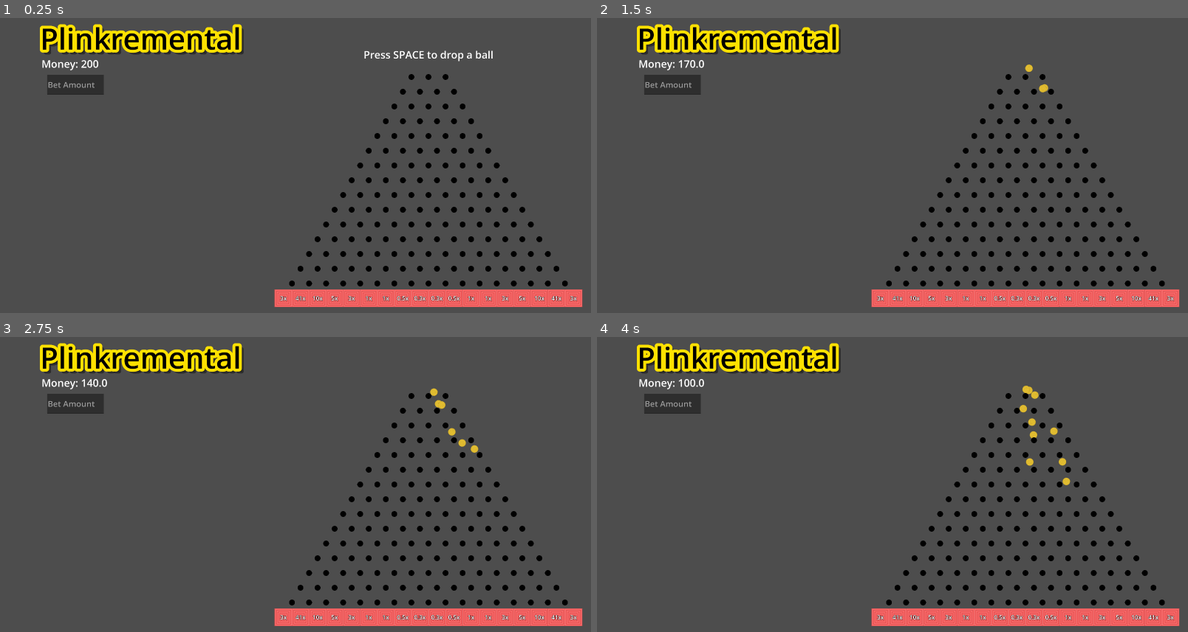
Above: before the commit, frames 1-4 (two rows, left to right).
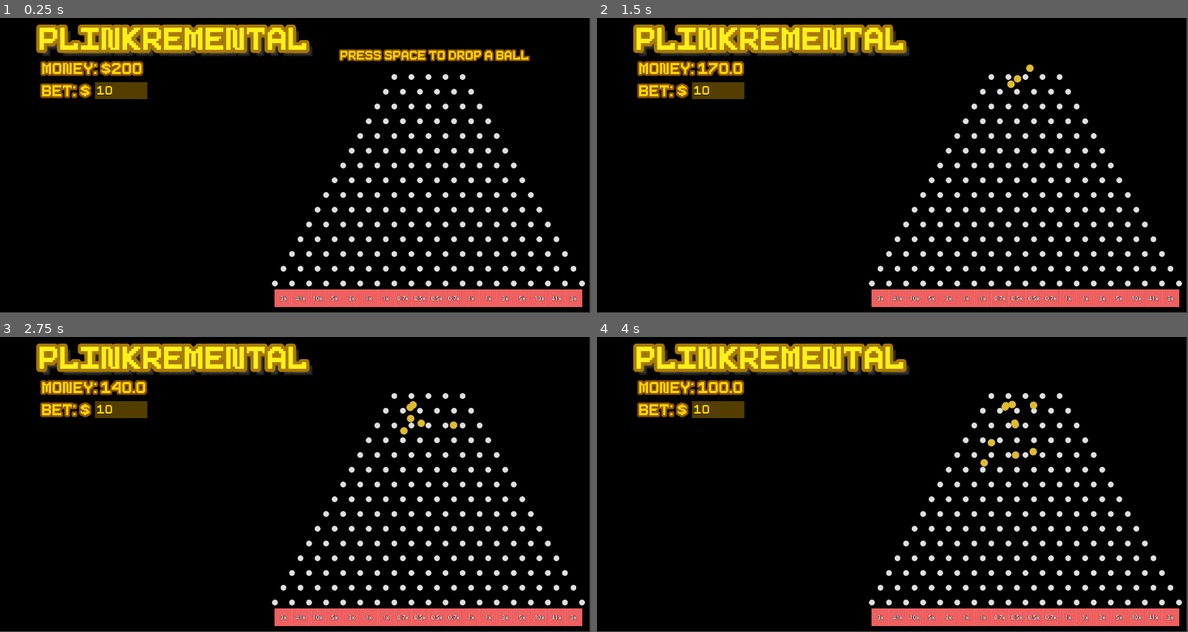
Above: after the commit, the same moments.

Repository: Th3Catalyst/Plinkremental
Game: Godot game, scene res://main.tscn
Same seed, same stepped clock (60 frames per second), same inputs: the game is played once before the commit and once after it.
Inputs:
- Up to frame 1 (0.25 s): no input
- Up to frame 2 (1.5 s): tap Space at 0.5, 1.35 s; hold Space 0.53-1.28 s
- Up to frame 3 (2.75 s): tap Space at 1.52, 1.82 s; hold Space from 2.03 s (still down)
- Up to frame 4 (4 s): release Space at 2.78 s; tap Space at 2.85, 3.02, 3.32 s; hold Space from 3.53 s (still down)

The runs differ from the first frame. In frame 1, 96% of the frame differs, in the area x 0-100%, y 0-100%; in frame 2, 96%; in frame 3, 96%; in frame 4, 96%.

Commit message:
new colors | better balancing |  bet amount

Diff:
--- /dev/null
+++ b/dropBall.gd
@@ -0,0 +1,12 @@
+extends LineEdit
+
+func _input(_event: InputEvent) -> void:
+	var bet: float = round(float($".".text)*100)/100
+	if Input.is_key_pressed(KEY_SPACE) and Game.money >= bet:
+		var ball: Node2D = Game.ball_scene.instantiate()
+		ball.set_meta("Value", bet)
+		Game.money -= bet
+		$".".get_parent().add_child(ball)
+		ball.position = Vector2(randfn(Game.center, Game.spacing_h*0.3), Game.top-70)
+		for child in ball.get_child(0).get_children():
+			child.scale *= Game.spacing_h/100
--- a/main.tscn
+++ b/main.tscn
@@ -1,68 +1,85 @@
 [gd_scene format=3 uid="uid://byestxbrld871"]
 
 [ext_resource type="Script" uid="uid://dkhbj4xo45tvr" path="res://scripts/setLabel.gd" id="2_0xm2m"]
+[ext_resource type="FontFile" uid="uid://xr7a3wt2pgur" path="res://res/8bitFONT.ttf" id="2_1bvp3"]
 [ext_resource type="Script" uid="uid://c6cfqli2h5rvh" path="res://scripts/createBoard.gd" id="2_h2yge"]
+[ext_resource type="Script" uid="uid://bp0iqk7y30uew" path="res://dropBall.gd" id="3_h2yge"]
 
 [sub_resource type="LabelSettings" id="LabelSettings_ig7tw"]
-font_size = 200
-font_color = Color(0, 0, 0, 1)
-outline_size = 80
-outline_color = Color(1, 0.8833333, 0, 1)
+font = ExtResource("2_1bvp3")
+font_size = 300
+font_color = Color(1, 0.94066674, 0.110000014, 1)
+outline_size = 87
+outline_color = Color(0.66, 0.47300005, 0, 1)
 shadow_size = 50
-shadow_color = Color(0, 0, 0, 0.41960785)
-shadow_offset = Vector2(20, 20)
+shadow_color = Color(0.46, 0.46, 0.46, 0.28235295)
+shadow_offset = Vector2(30, 30)
 
 [sub_resource type="LabelSettings" id="LabelSettings_0xm2m"]
-font_size = 70
+font = ExtResource("2_1bvp3")
+font_size = 150
+font_color = Color(1, 0.8333334, 0, 1)
+outline_size = 50
+outline_color = Color(0.55, 0.33, 0.022000013, 1)
 
-[sub_resource type="SystemFont" id="SystemFont_0xm2m"]
-font_weight = 999
-
-[sub_resource type="Theme" id="Theme_h2yge"]
-default_base_scale = 1.5
-default_font = SubResource("SystemFont_0xm2m")
-default_font_size = 15
-
-[sub_resource type="SystemFont" id="SystemFont_h2yge"]
-font_weight = 999
-msdf_size = 100
+[sub_resource type="StyleBoxFlat" id="StyleBoxFlat_1bvp3"]
+bg_color = Color(0.73, 0.5475, 0, 0.44313726)
+border_color = Color(0.63, 0.50337, 0.20789999, 1)
+corner_detail = 20
+expand_margin_left = 10.0
 
 [node name="Main" type="Node2D" unique_id=633216226]
 script = ExtResource("2_h2yge")
 
-[node name="Title_text" type="Label" parent="." unique_id=255507853]
-offset_left = 271.0
-offset_right = 1894.0
-offset_bottom = 273.0
+[node name="ColorRect" type="ColorRect" parent="." unique_id=388751629]
+offset_right = 3989.0
+offset_bottom = 1994.0
+color = Color(0, 0, 0, 1)
+
+[node name="TitleText" type="Label" parent="." unique_id=255507853]
+offset_left = 257.0
+offset_top = 60.0
+offset_right = 2083.0
+offset_bottom = 333.0
 text = "Plinkremental"
 label_settings = SubResource("LabelSettings_ig7tw")
 
-[node name="SPACE_text" type="Label" parent="." unique_id=1144168880]
-offset_left = 2400.0
-offset_top = 200.0
-offset_right = 3400.0
-offset_bottom = 296.0
+[node name="SpaceText" type="Label" parent="." unique_id=1144168880]
+offset_left = 2300.0
+offset_top = 220.0
+offset_right = 3900.0
+offset_bottom = 306.0
+scale = Vector2(0.8, 0.8)
 text = "Press SPACE to drop a ball"
 label_settings = SubResource("LabelSettings_0xm2m")
 horizontal_alignment = 1
 
-[node name="money_text" type="Label" parent="." unique_id=1351034708]
+[node name="MoneyText" type="Label" parent="." unique_id=1351034708]
 offset_left = 281.0
-offset_top = 262.0
+offset_top = 302.0
 offset_right = 1281.0
-offset_bottom = 358.0
-text = "Money: 200"
+offset_bottom = 398.0
+text = "Money: $200"
 label_settings = SubResource("LabelSettings_0xm2m")
 script = ExtResource("2_0xm2m")
 
-[node name="bet_input" type="LineEdit" parent="." unique_id=1475456753]
-offset_left = 319.0
-offset_top = 385.0
-offset_right = 703.0
-offset_bottom = 520.0
-theme = SubResource("Theme_h2yge")
-theme_override_fonts/font = SubResource("SystemFont_h2yge")
-theme_override_font_sizes/font_size = 55
-placeholder_text = "Bet Amount"
-virtual_keyboard_enabled = false
-virtual_keyboard_show_on_focus = false
+[node name="BetText" type="Label" parent="." unique_id=490760905]
+offset_left = 280.0
+offset_top = 453.0
+offset_right = 629.0
+offset_bottom = 549.0
+text = "Bet: $"
+label_settings = SubResource("LabelSettings_0xm2m")
+
+[node name="BetInput" type="LineEdit" parent="." unique_id=1475456753]
+offset_left = 653.0
+offset_top = 435.0
+offset_right = 998.0
+offset_bottom = 550.0
+theme_override_colors/font_color = Color(1, 0.8333334, 0, 1)
+theme_override_constants/outline_size = 9
+theme_override_fonts/font = ExtResource("2_1bvp3")
+theme_override_font_sizes/font_size = 117
+theme_override_styles/normal = SubResource("StyleBoxFlat_1bvp3")
+text = "10"
+script = ExtResource("3_h2yge")
--- a/scenes/peg.tscn
+++ b/scenes/peg.tscn
@@ -7,7 +7,7 @@
 shader = ExtResource("1_j6u4k")
 shader_parameter/hue_shift = 0.0
 shader_parameter/saturation = 0.0
-shader_parameter/value = 0.0
+shader_parameter/value = 1.0
 
 [sub_resource type="CircleShape2D" id="CircleShape2D_j6u4k"]
 radius = 6.7999997
--- a/scripts/createBoard.gd
+++ b/scripts/createBoard.gd
@@ -1,18 +1,18 @@
 extends Node2D
 
 # temporary until formulas are made for this
-var mult_vals: Array[float] = [3,41,10,5,3,1.5,1,0.5,0.3,0.3,0.5,1,1.5,3,5,10,41,3]
+var mult_vals: Array[float] = [3,41,10,5,3,1.5,1,0.7,0.5,0.5,0.7,1,1.5,3,5,10,41,3]
 
 func _ready() -> void:
 	# Pegs
 	for i in range(Game.rows):
-		for j in range(3+i):
+		for j in range(5+i):
 			var peg: Node2D = Game.peg_scene.instantiate()
 			add_child(peg)
 			for child in peg.get_child(0).get_children():
 				child.scale *= Game.spacing_h/100
 			peg.position = Vector2(
-				Game.center-(Game.spacing_h/2)*i+Game.spacing_h*(j-1),
+				Game.center-(Game.spacing_h/2)*i+Game.spacing_h*(j-2),
 				Game.top+Game.spacing_v*i
 			)
 
@@ -32,4 +32,4 @@
 
 func _input(_event: InputEvent) -> void:
 	if Input.is_key_pressed(KEY_SPACE):
-		$SPACE_text.visible = false
+		$SpaceText.visible = false
--- a/scripts/game.gd
+++ b/scripts/game.gd
@@ -10,23 +10,11 @@
 var top: float = 400.0
 var spacing_v: float = height/rows
 var spacing_h: float = spacing_v/sqrt(0.75)
-var bet: float = 10
 
 signal label_change
 var money: float = 200:
 	set = set_money
 
 func set_money(new_money: float) -> void:
-	money = new_money
+	money = round(new_money*100)/100
 	label_change.emit(money)
-
-
-func _input(_event: InputEvent) -> void:
-	if Input.is_key_pressed(KEY_SPACE) and money >= bet:
-		var ball: Node2D = Game.ball_scene.instantiate()
-		ball.set_meta("Value", bet)
-		money -= bet
-		add_child(ball)
-		ball.position = Vector2(randfn(center, spacing_h*0.3), top-70)
-		for child in ball.get_child(0).get_children():
-			child.scale *= spacing_h/100
Not shown, added: dropBall.gd.uid
Binary file added: res/8bitFONT.ttf
Not shown, added: res/8bitFONT.ttf.import
